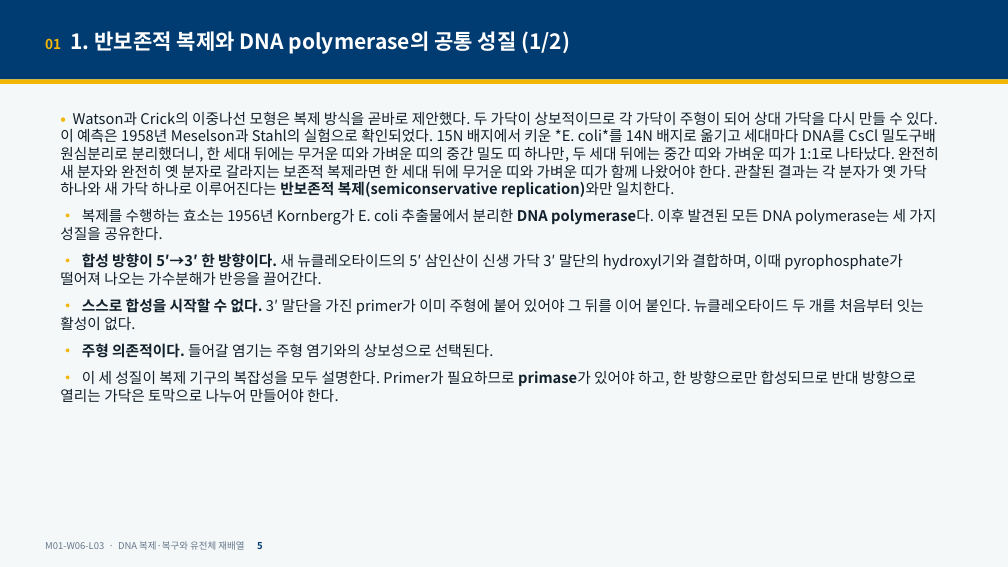
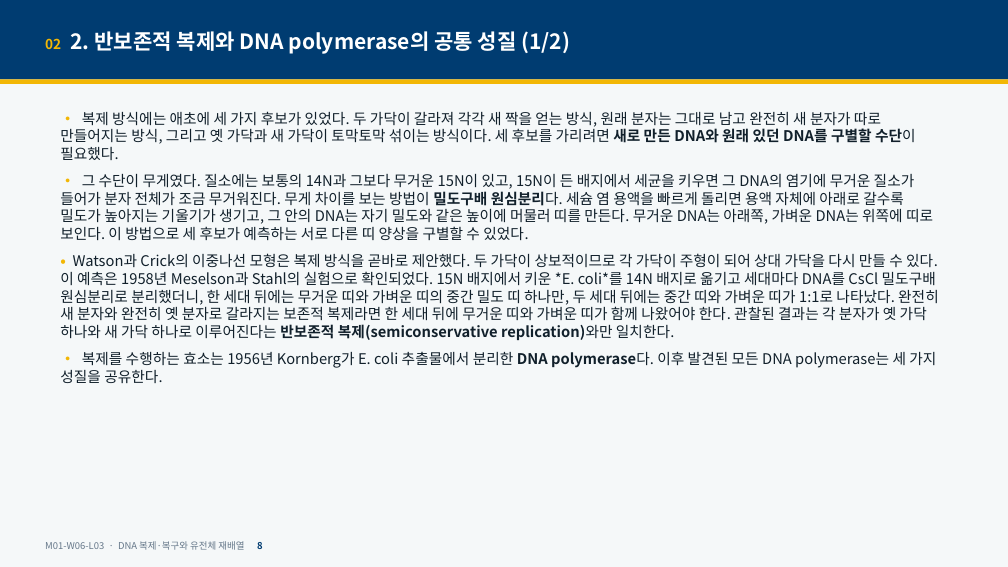
Before and after one commit to hoperiasd2/hoperiasd2.github.io, a slide deck: slide 8 of curriculum/M01/W06/L03/slides.pptx (slide 5 before the commit). Drawn at 1008x567 pixels with LibreOffice and Linux fonts; fonts in the diff are those of the drawing. Boxes give left, top, right and bottom in pixels: in the first picture for what was removed or moved away, otherwise in the second. Text is boxed around its words. In the diff, an @@ line names an element or a change of style, - is before the commit and + after.

```diff
--- a/curriculum/M01/W06/L03/slides.pptx
+++ b/curriculum/M01/W06/L03/slides.pptx
@@ text at [45,31,570,54]: text changed @@
-01 1. 반보존적 복제와 DNA polymerase의 공통 성질 (1/2)
+02 2. 반보존적 복제와 DNA polymerase의 공통 성질 (1/2)
@@ text at [60,111,933,240]: paragraphs added @@
+• 복제 방식에는 애초에 세 가지 후보가 있었다. 두 가닥이 갈라져 각각 새 짝을 얻는 방식, 원래 분자는 그대로 남고 완전히 새 분자가 따로 만들어지는 방식, 그리고 옛 가닥과 새 가닥이 토막토막 섞이는 방식이다. 세 후보를 가리려면 새로 만든 DNA와 원래 있던 DNA를 구별할 수단이 필요했다.
+• 그 수단이 무게였다. 질소에는 보통의 14N과 그보다 무거운 15N이 있고, 15N이 든 배지에서 세균을 키우면 그 DNA의 염기에 무거운 질소가 들어가 분자 전체가 조금 무거워진다. 무게 차이를 보는 방법이 밀도구배 원심분리다. 세슘 염 용액을 빠르게 돌리면 용액 자체에 아래로 갈수록 밀도가 높아지는 기울기가 생기고, 그 안의 DNA는 자기 밀도와 같은 높이에 머물러 띠를 만든다. 무거운 DNA는 아래쪽, 가벼운 DNA는 위쪽에 띠로 보인다. 이 방법으로 세 후보가 예측하는 서로 다른 띠 양상을 구별할 수 있었다.
@@ text at [60,253,924,402]: paragraphs removed @@
-• 합성 방향이 5′→3′ 한 방향이다. 새 뉴클레오타이드의 5′ 삼인산이 신생 가닥 3′ 말단의 hydroxyl기와 결합하며, 이때 pyrophosphate가 떨어져 나오는 가수분해가 반응을 끌어간다.
-• 스스로 합성을 시작할 수 없다. 3′ 말단을 가진 primer가 이미 주형에 붙어 있어야 그 뒤를 이어 붙인다. 뉴클레오타이드 두 개를 처음부터 잇는 활성이 없다.
-• 주형 의존적이다. 들어갈 염기는 주형 염기와의 상보성으로 선택된다.
-• 이 세 성질이 복제 기구의 복잡성을 모두 설명한다. Primer가 필요하므로 primase가 있어야 하고, 한 방향으로만 합성되므로 반대 방향으로 열리는 가닥은 토막으로 나누어 만들어야 한다.
```
Also in this commit, not shown: 54 other slides changed, 1 slide added, 1 slide removed, 21 other files.
